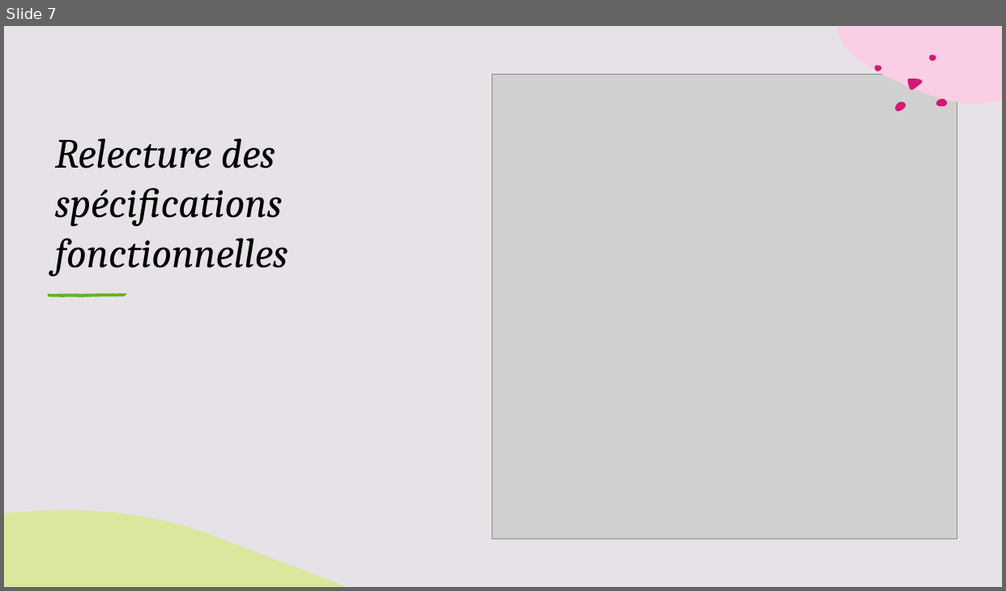
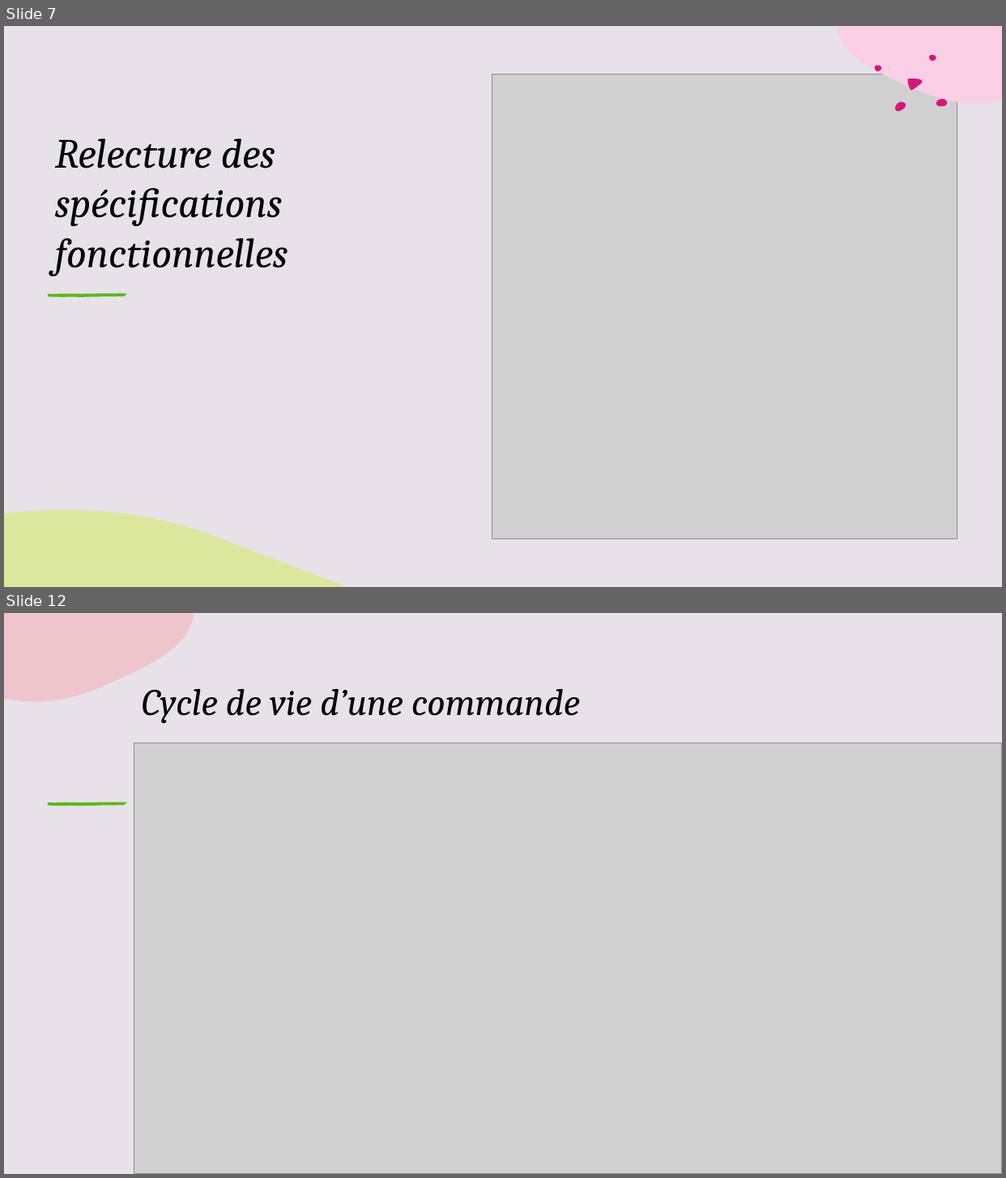
Before and after one commit to MickaeliOS/OCPizza, a slide deck: Horn_Mickael_2_solution_fonctionnelle_et_technique_04252022.pptx. Shown one above the other, each under a label of ours: slide 7 before the commit, slides 7 and 12 after it; the slides between them are not shown. The pictures are 1006x591 and 1006x1178 pixels, drawn with LibreOffice and Linux fonts; fonts in the diff are those of the drawing; grey boxes stand for pictures. Boxes give left, top, right and bottom in pixels: in the first picture for what was removed or moved away, otherwise in the second. Text is boxed around its words. In the diff, an @@ line names an element or a change of style, - is before the commit and + after.

```diff
--- a/Horn_Mickael_2_solution_fonctionnelle_et_technique_04252022.pptx
+++ b/Horn_Mickael_2_solution_fonctionnelle_et_technique_04252022.pptx
@@ slide 12 added at box(4, 613, 1002, 1174), background #E6E2E8; not listed: 2 template elements that a slide beside it also shows @@
@@ title added at box(142, 689, 580, 723), 36 pt, text #000000, italic @@
+Cycle de vie d’une commande
@@ picture added at box(134, 743, 1002, 1174) @@
@@ group added at box(48, 803, 127, 806): 5 freeform shapes @@
```
Also in this commit, not shown: 3 slides changed, 1 other slide added, 2 other files.
